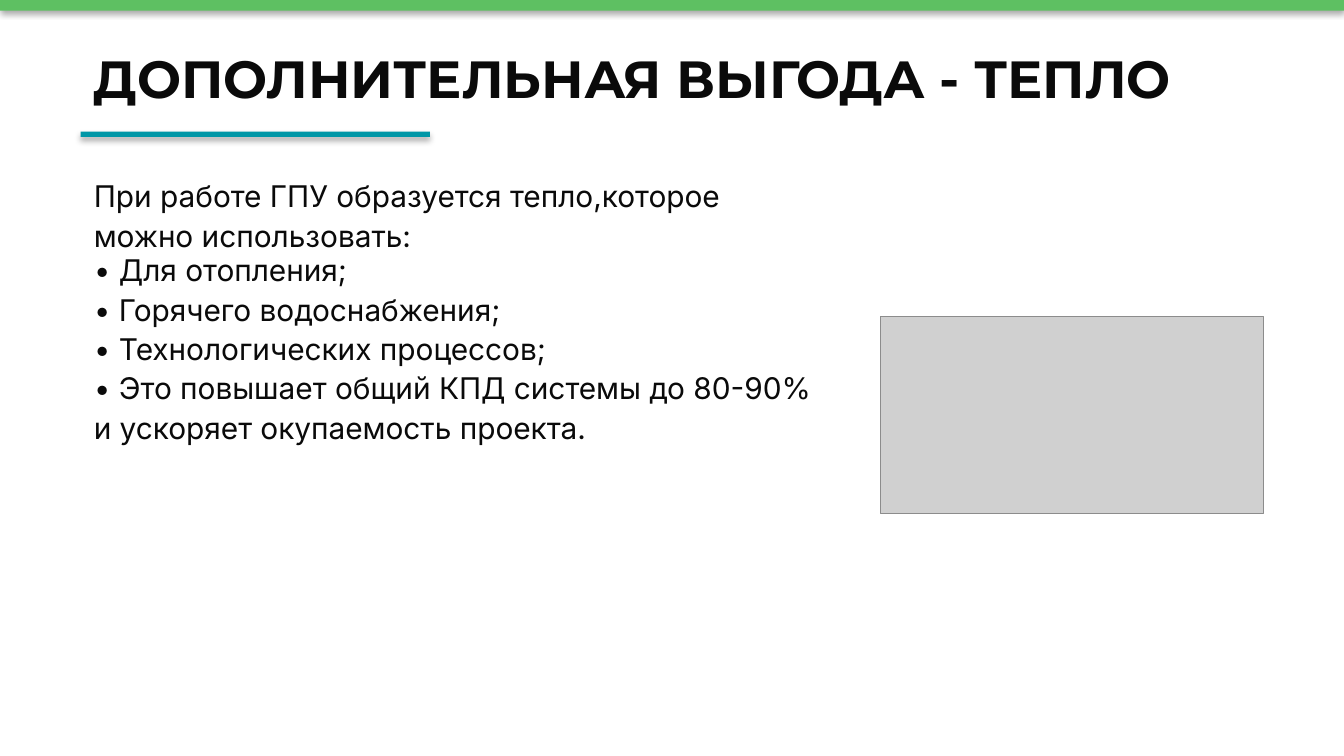
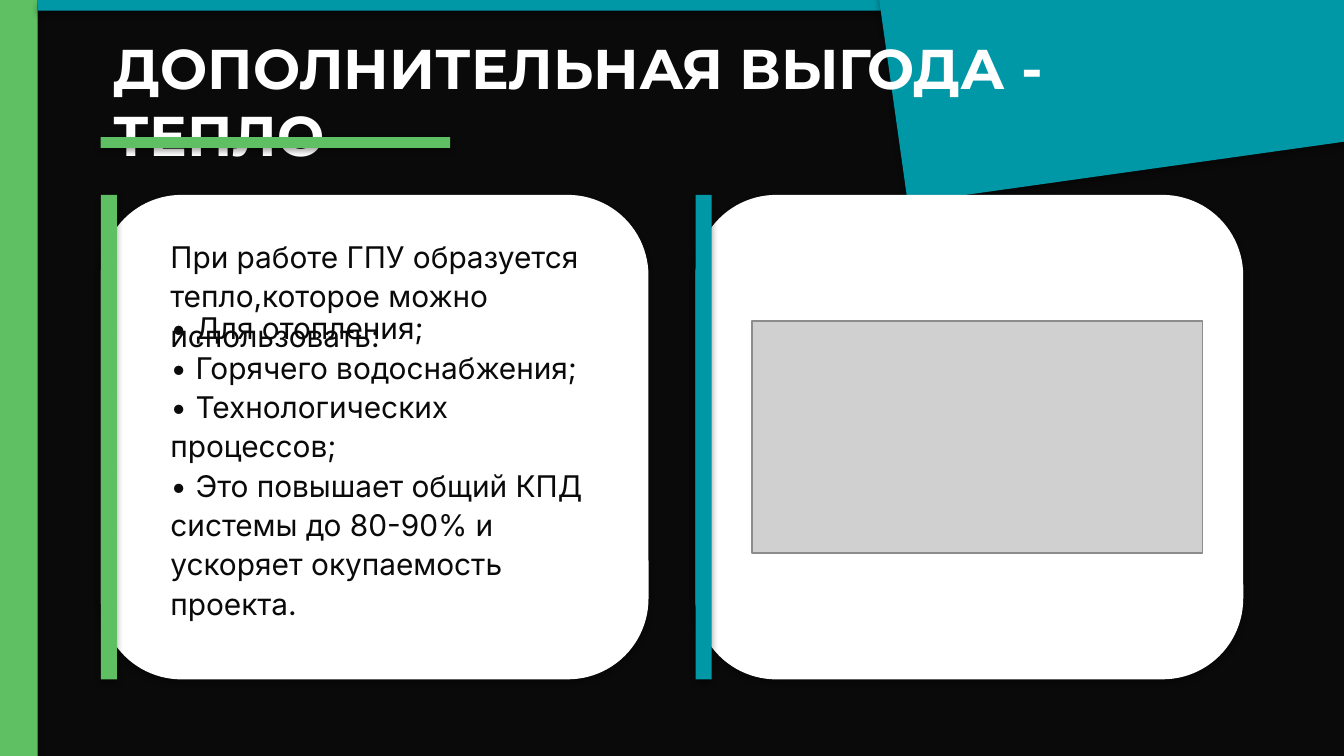
Before and after one commit to Machibo/remote, a slide deck: slide 13 of output/redesign.pptx. Drawn at 1344x756 pixels with LibreOffice and Linux fonts; fonts in the diff are those of the drawing; grey boxes stand for pictures. Boxes give left, top, right and bottom in pixels: in the first picture for what was removed or moved away, otherwise in the second. Text is boxed around its words. In the diff, an @@ line names an element or a change of style, - is before the commit and + after.

```diff
--- a/output/redesign.pptx
+++ b/output/redesign.pptx
@@ rectangle added at bbox=[0, 0, 1344, 755], fill #0A0A0A @@
@@ rectangle added at bbox=[0, 0, 38, 755], fill #5EC062 @@
@@ rectangle: place and size @@
-rectangle at bbox=[0, 0, 1344, 11]
+rectangle at bbox=[38, 0, 1344, 11]
@@ rectangle at bbox=[38, 0, 1344, 11]: fill #5EC062 to #0097A7 @@
@@ text "ДОПОЛНИТЕЛЬНАЯ ВЫГОДА - ТЕПЛО": place and size @@
-text "ДОПОЛНИТЕЛЬНАЯ ВЫГОДА - ТЕПЛО" at bbox=[94, 60, 1171, 106]
+text "ДОПОЛНИТЕЛЬНАЯ ВЫГОДА - ТЕПЛО" at bbox=[114, 34, 1005, 157]
@@ text "ДОПОЛНИТЕЛЬНАЯ ВЫГОДА - ТЕПЛО" at bbox=[114, 34, 1005, 157]: size 28 to 30 pt, text colour #0A0A0A to #FFFFFF; line spacing 1.1 to 1 @@
@@ rectangle added at bbox=[872, 0, 1344, 203], fill #0097A7 @@
@@ rectangle: place and size @@
-rectangle at bbox=[81, 132, 430, 137]
+rectangle at bbox=[101, 137, 450, 148]
@@ rectangle at bbox=[101, 137, 450, 148]: fill #0097A7 to #5EC062 @@
@@ rounded rectangle added at bbox=[101, 195, 649, 679], fill #FFFFFF @@
@@ rectangle added at bbox=[101, 195, 117, 679], fill #5EC062 @@
@@ rounded rectangle added at bbox=[695, 195, 1243, 679], fill #FFFFFF @@
@@ rectangle added at bbox=[695, 195, 711, 679], fill #0097A7 @@
@@ text "При работе ГПУ образуется тепло,которое ..." rewrapped from bbox=[94, 185, 720, 248] to bbox=[170, 246, 578, 348] @@
@@ text "• Для отопления;" rewrapped from bbox=[94, 259, 810, 445] to bbox=[170, 317, 583, 621] @@
@@ picture: place and size @@
-picture at bbox=[880, 316, 1263, 513]
+picture at bbox=[751, 321, 1202, 554]
```
Also in this commit, not shown: 19 other slides changed, 1 other file.
